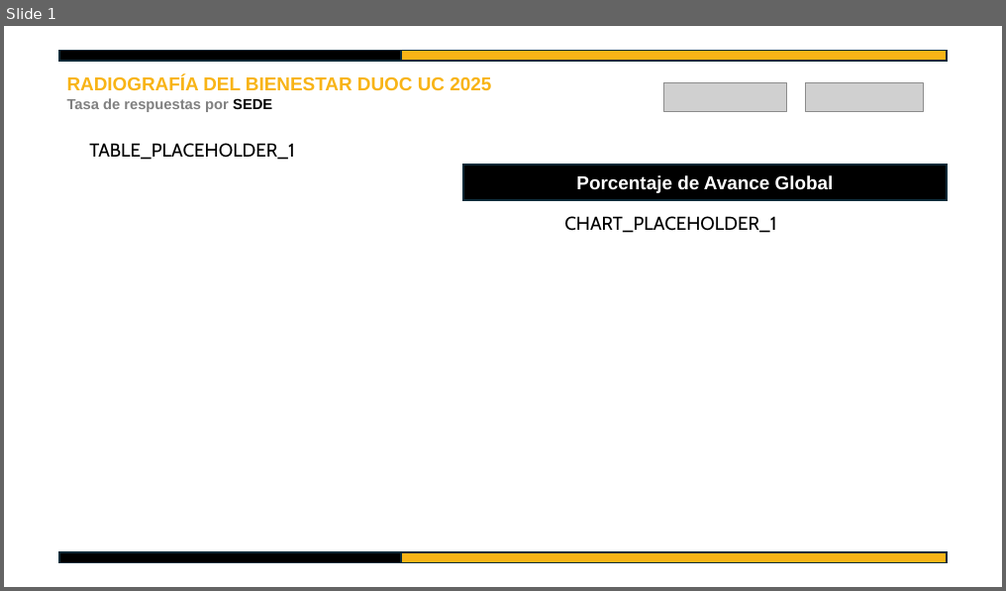
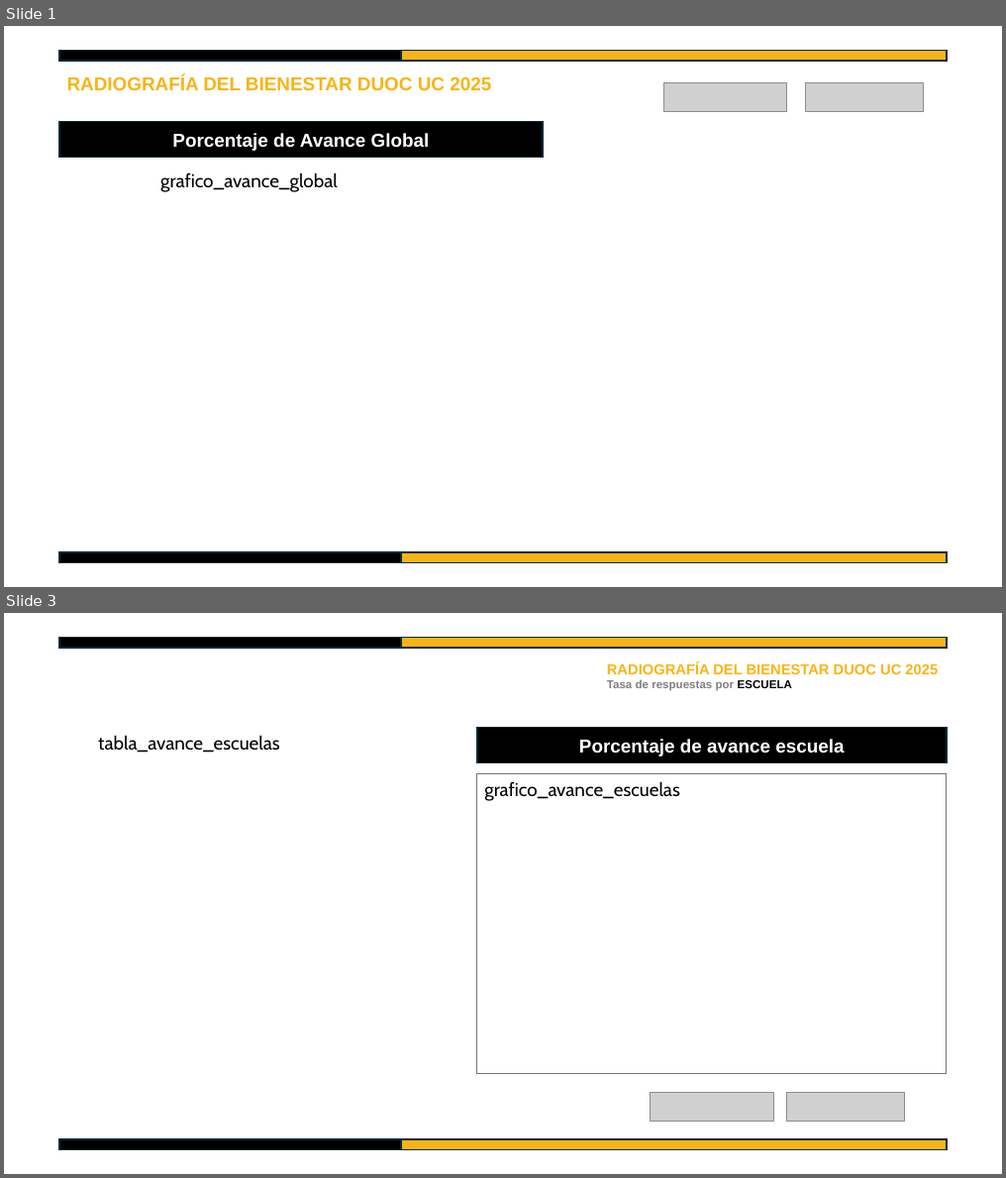
Before and after one commit to SebaValenzuela/Radiografia-del-Bienestar-DUOC-UC-2025, a slide deck: templates/radiografia_bienestar_duoc_2025.pptx. Shown one above the other, each under a label of ours: slide 1 before the commit, slides 1 and 3 after it; the slides between them are not shown. The pictures are 1006x591 and 1006x1178 pixels, drawn with LibreOffice and Linux fonts; fonts in the diff are those of the drawing; grey boxes stand for pictures. Boxes give left, top, right and bottom in pixels: in the first picture for what was removed or moved away, otherwise in the second. Text is boxed around its words. In the diff, an @@ line names an element or a change of style, - is before the commit and + after.

Commit message:
tasa de respuestas almost done

```diff
--- a/templates/radiografia_bienestar_duoc_2025.pptx
+++ b/templates/radiografia_bienestar_duoc_2025.pptx
@@ slide 3 added at box(4, 613, 1002, 1174), background #FFFFFF @@
@@ rectangle added at box(59, 637, 401, 648), fill #000000, outline #092A39 1.5 pt @@
@@ rectangle added at box(401, 637, 946, 648), fill #F8B416, outline #092A39 1.5 pt @@
@@ text added at box(607, 663, 938, 691), 14 pt, text #F8B416, bold @@
+RADIOGRAFÍA DEL BIENESTAR DUOC UC 2025
+Tasa de respuestas por ESCUELA
@@ rectangle added at box(477, 728, 946, 762), fill #000000, outline #092A39 1.5 pt, 18 pt, text #FFFFFF, bold @@
+Porcentaje de avance escuela
@@ text added at box(98, 735, 279, 753), 18 pt, text #000000 @@
+tabla_avance_escuelas
@@ rectangle added at box(477, 774, 946, 1074), outline #747474 0.75 pt, 18 pt, text #000000 @@
+grafico_avance_escuelas
@@ picture added at box(650, 1092, 773, 1121) @@
@@ picture added at box(787, 1093, 905, 1122) @@
@@ rectangle added at box(59, 1140, 401, 1151), fill #000000, outline #092A39 1.5 pt @@
@@ rectangle added at box(401, 1140, 946, 1151), fill #F8B416, outline #092A39 1.5 pt @@
@@ slide 1 changed as well @@
@@ text at box(67, 98, 272, 112): paragraph removed @@
-Tasa de respuestas por SEDE
@@ rectangle "Porcentaje de Avance Global": place and size @@
-rectangle "Porcentaje de Avance Global" at box(463, 165, 946, 199)
+rectangle "Porcentaje de Avance Global" at box(59, 122, 543, 157)
@@ text removed at box(89, 143, 294, 160) @@
-TABLE_PLACEHOLDER_1
@@ text added at box(160, 173, 338, 192), 18 pt, text #000000 @@
+grafico_avance_global
@@ text removed at box(564, 216, 776, 233) @@
-CHART_PLACEHOLDER_1
```
Also in this commit, not shown: 2 other slides added, 1 slide removed, 5 other files.
